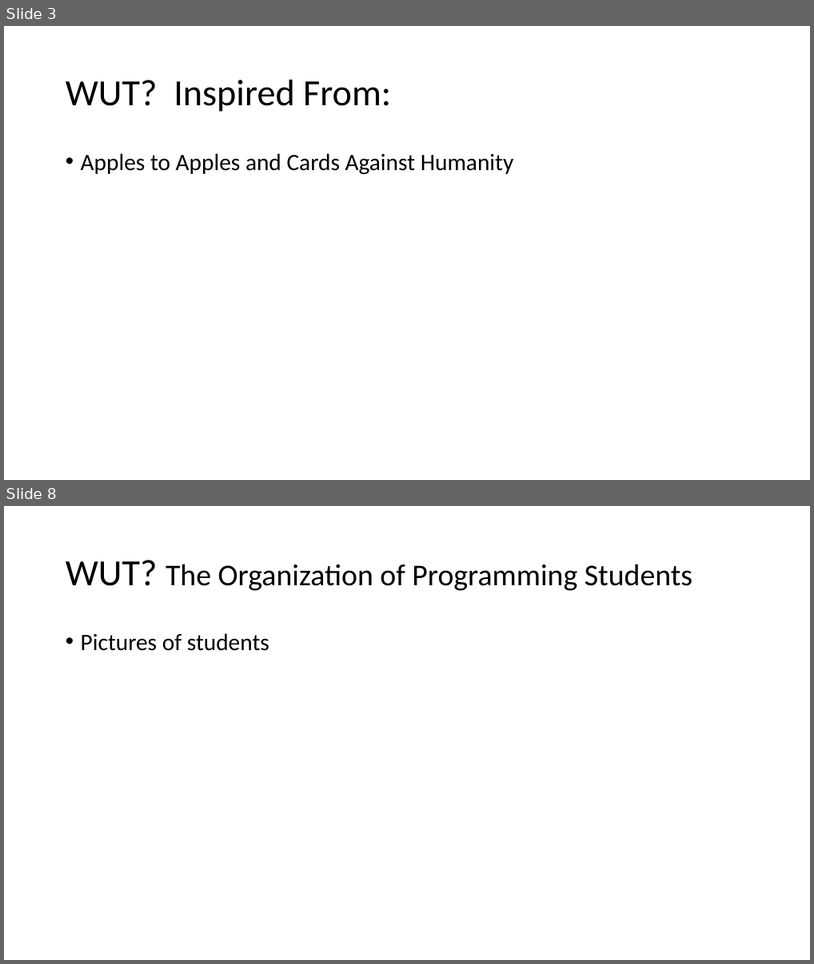
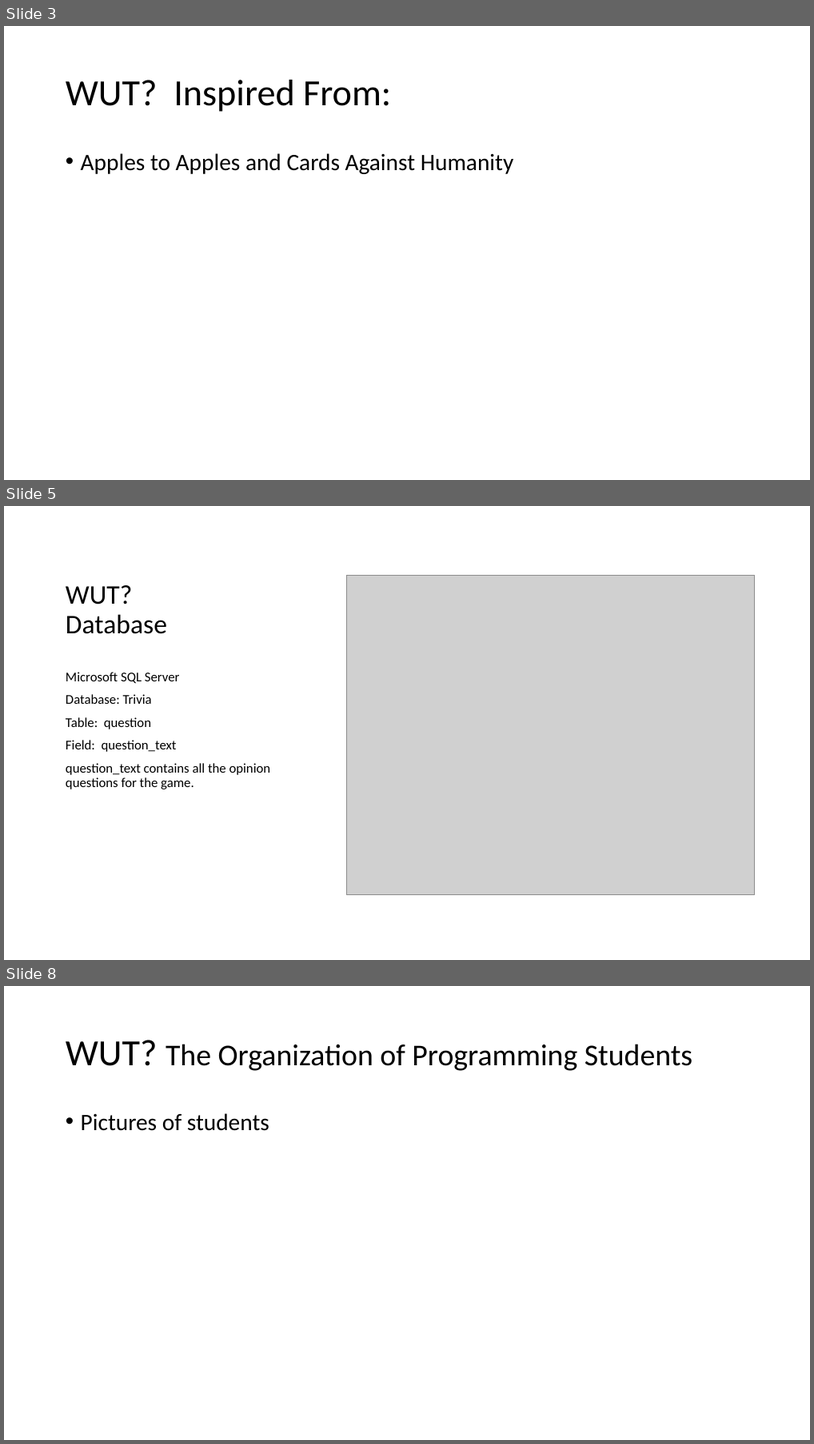
Before and after one commit to cwzero/Trivia, a slide deck: WUTDemo.pptx. Shown one above the other, each under a label of ours: slides 3 and 8 before the commit, slides 3, 5 and 8 after it; the slides between them are not shown. The pictures are 814x964 and 814x1444 pixels, drawn with LibreOffice and Linux fonts; fonts in the diff are those of the drawing; grey boxes stand for pictures. Boxes give left, top, right and bottom in pixels: in the first picture for what was removed or moved away, otherwise in the second. Text is boxed around its words. In the diff, an @@ line names an element or a change of style, - is before the commit and + after.

```diff
--- a/WUTDemo.pptx
+++ b/WUTDemo.pptx
@@ slide 5 added at (4,506,810,960), background #FFFFFF @@
@@ picture added at (347,575,755,894) @@
@@ title added at (66,585,167,634), 32 pt, text #000000 @@
+WUT?
+Database
@@ text added at (66,672,271,789), 16 pt, text #000000 @@
+Microsoft SQL Server
+Database: Trivia
+Table: question
+Field: question_text
+question_text contains all the opinion questions for the game.
```
Also in this commit, not shown: 2 slides changed, 1 other slide added, 2 slides removed.
